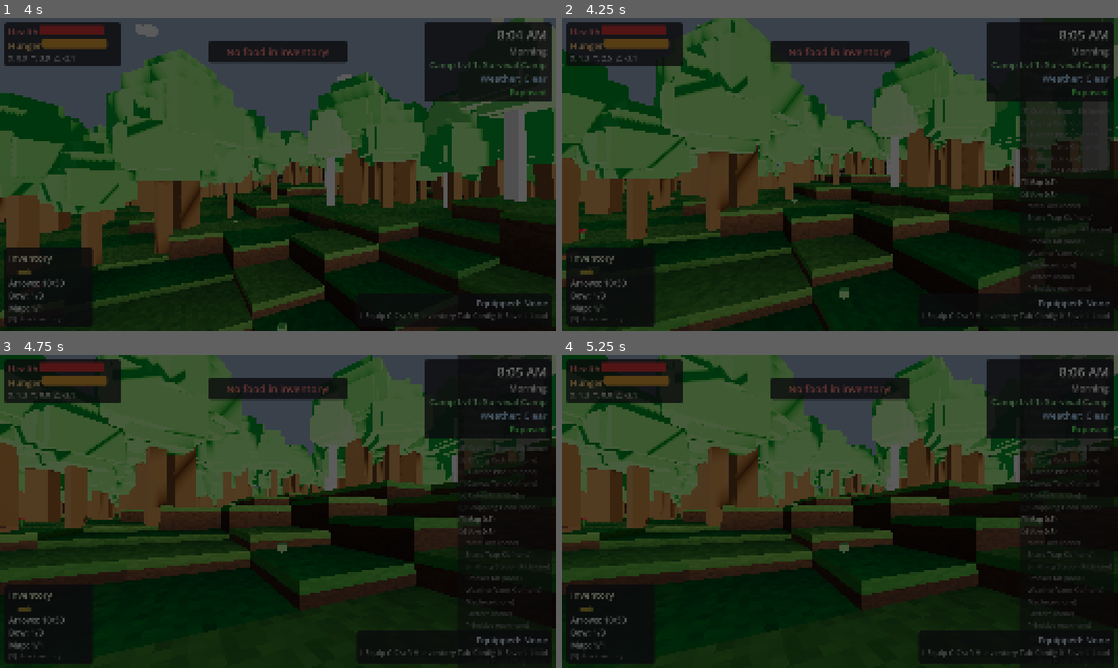
Above: before the commit, frames 1-4 (two rows, left to right).
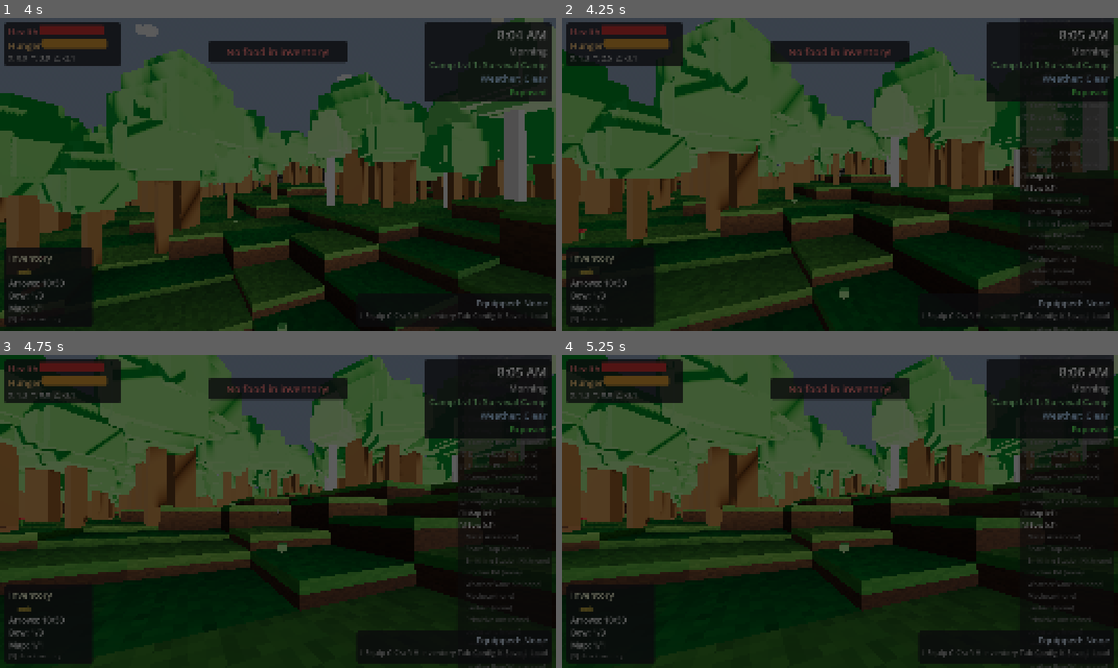
Above: after the commit, the same moments.

Repository: adchamberlain/into-the-wild
Game: Godot game, scene res://scenes/main.tscn
Two runs of this game, one before a commit and one after it. Both use one fixed random seed, a clock stepped at 60 frames per second and the inputs below.
Inputs (mouse positions are in pixels of both pictures, inside the frame that each line leads up to):
- Up to frame 1 (4 s): tap Enter at 0.5, 2 s; move the mouse to (305, 174) at 0.52 s; hold F (eat) 0.53-1.28 s; hold W (move_forward) from 0.53 s (still down); click (305, 174) at 0.67 s; tap Space (jump) at 0.77, 1.07, 1.25, 1.52, 1.82, 3.02, 3.32, 3.77 s; move the mouse to (250, 174) at 1.27 s; tap C (crouch) at 1.35 s; tap F (eat) at 1.55, 2.3, 2.85, 3.8 s; move the mouse to (289, 168) at 2.02 s; hold T (cycle_ammo) 2.03-2.78 s; move the mouse to (272, 180) at 2.77 s; click (272, 180) at 2.92 s; move the mouse to (316, 177) at 3.52 s; hold E (interact) from 3.53 s (still down)
- Up to frame 2 (4.25 s): keep holding W (move_forward); keep holding E (interact); tap Space (jump) at 4.07 s; tap I (open_inventory) at 4.15 s
- Up to frame 3 (4.75 s): release W (move_forward) at 4.25 s; release E (interact) at 4.25 s; drag from (111, 464) to (194, 433) at 4.27 s
- Up to frame 4 (5.25 s): move the mouse to (867, 511) at 5.02 s; hold S (move_backward) from 5.03 s (still down); hold X (open_crafting) from 5.03 s (still down); click (867, 511) at 5.17 s

Frame 1 is identical in both runs. In frame 2, 0.9% of the frame differs, in the area x 82-99%, y 0-100%; in frame 3, 1.1%; in frame 4, 1.1%.

Commit message:
Add leather bow wrap item that doubles bow durability
New craftable upgrade: Leather Bow Wrap (2 hide + 1 rope, bench level 2)
applies to bow or enchanted bow, doubling its durability. Follows the
same pattern as leather axe wrap and leather hook wrap.

- Crafting recipe in crafting_system.gd
- Equipment entry with upgrade_target "bow" and 2x multiplier
- Upgrade logic prefers enchanted bow over regular bow
- Visual leather strips on bow model when upgraded
- Distinct held model accent (curved limb + string line)
- Stack limit 3, added to equipment menu, HUD, and dev mode

Co-Authored-By: Claude Opus 4.6 <noreply@anthropic.com>

Diff:
--- a/scripts/crafting/crafting_system.gd
+++ b/scripts/crafting/crafting_system.gd
@@ -262,6 +262,15 @@
 			"output_type": "leather_hook_wrap",
 			"output_amount": 1,
 			"description": "Reinforces grappling hook rope. Triples hook durability.",
+			"requires_bench": true,
+			"min_camp_level": 2
+		},
+		"leather_bow_wrap": {
+			"name": "Leather Bow Wrap",
+			"inputs": {"hide": 2, "rope": 1},
+			"output_type": "leather_bow_wrap",
+			"output_amount": 1,
+			"description": "Wraps bow limbs in leather. Doubles bow durability.",
 			"requires_bench": true,
 			"min_camp_level": 2
 		},
--- a/scripts/player/equipment.gd
+++ b/scripts/player/equipment.gd
@@ -173,6 +173,14 @@
 		"upgrade_target": "grappling_hook",
 		"durability_multiplier": 3
 	},
+	"leather_bow_wrap": {
+		"name": "Leather Bow Wrap",
+		"slot": 32,
+		"has_light": false,
+		"tool_type": "upgrade",
+		"upgrade_target": "bow",
+		"durability_multiplier": 2
+	},
 	"bow": {
 		"name": "Bow",
 		"slot": 27,
@@ -1195,6 +1203,34 @@
 	hook_model.add_child(pad)
 
 
+## Add leather wrapping strips to bow grip to show durability upgrade.
+func _add_leather_wrap_to_bow(bow_node: Node3D) -> void:
+	var leather_mat: StandardMaterial3D = StandardMaterial3D.new()
+	leather_mat.albedo_color = Color(0.55, 0.30, 0.15)  # Rich leather brown
+	leather_mat.roughness = 0.8
+
+	# Leather grip wraps around the bow's center handle
+	for i: int in range(3):
+		var wrap: MeshInstance3D = MeshInstance3D.new()
+		wrap.name = "LeatherWrap%d" % i
+		var wrap_mesh: BoxMesh = BoxMesh.new()
+		wrap_mesh.size = Vector3(0.045, 0.03, 0.045)
+		wrap.mesh = wrap_mesh
+		wrap.position = Vector3(0, -0.03 + i * 0.03, 0)
+		wrap.material_override = leather_mat
+		bow_node.add_child(wrap)
+
+	# Leather limb reinforcement near upper limb
+	var tip: MeshInstance3D = MeshInstance3D.new()
+	tip.name = "LeatherTip"
+	var tip_mesh: BoxMesh = BoxMesh.new()
+	tip_mesh.size = Vector3(0.035, 0.025, 0.035)
+	tip.mesh = tip_mesh
+	tip.position = Vector3(0, 0.12, 0)
+	tip.material_override = leather_mat
+	bow_node.add_child(tip)
+
+
 func _remove_stone_axe() -> void:
 	if axe_swing_tween and axe_swing_tween.is_valid():
 		axe_swing_tween.kill()
@@ -2119,7 +2155,7 @@
 	strap.position = Vector3(0, 0, 0)
 	wrap_model.add_child(strap)
 
-	# Accent to distinguish axe wrap vs hook wrap
+	# Accent to distinguish wrap types
 	if wrap_type == "leather_hook_wrap":
 		# Small metal buckle/clasp on top — hints at hook attachment
 		var buckle_mat := StandardMaterial3D.new()
@@ -2146,6 +2182,27 @@
 		hook.position = Vector3(0.015, 0.06, 0)
 		hook.rotation_degrees = Vector3(0, 0, 15)
 		wrap_model.add_child(hook)
+	elif wrap_type == "leather_bow_wrap":
+		# Curved accent on top — hints at bow limb shape
+		var limb := MeshInstance3D.new()
+		limb.name = "BowAccent"
+		var limb_mesh := BoxMesh.new()
+		limb_mesh.size = Vector3(0.06, 0.012, 0.015)
+		limb.mesh = limb_mesh
+		limb.material_override = leather_dark
+		limb.position = Vector3(0, 0.048, 0)
+		limb.rotation_degrees = Vector3(0, 0, 8)
+		wrap_model.add_child(limb)
+
+		# String accent — thin vertical line
+		var string_accent := MeshInstance3D.new()
+		string_accent.name = "StringAccent"
+		var string_mesh := BoxMesh.new()
+		string_mesh.size = Vector3(0.005, 0.06, 0.005)
+		string_accent.mesh = string_mesh
+		string_accent.material_override = leather_dark
+		string_accent.position = Vector3(0.025, 0.045, 0)
+		wrap_model.add_child(string_accent)
 	else:
 		# Leather axe wrap — a small trailing tongue/flap hanging off the roll
 		var flap := MeshInstance3D.new()
@@ -2250,6 +2307,11 @@
 	if bow_system and bow_system.has_method("build_bow_model"):
 		bow_model = bow_system.build_bow_model(bow_type)
 		if bow_model:
+			# Add leather wrap visuals if upgraded
+			if has_meta("durability_upgrades"):
+				var upgrades: Dictionary = get_meta("durability_upgrades")
+				if upgrades.has(bow_type):
+					_add_leather_wrap_to_bow(bow_model)
 			bow_model.position = BOW_REST_POSITION
 			bow_model.rotation_degrees = BOW_REST_ROTATION
 			if player:
@@ -2996,12 +3058,19 @@
 	elif target_type == "grappling_hook":
 		if inventory.has_item("grappling_hook"):
 			target_tool = "grappling_hook"
+	elif target_type == "bow":
+		# Prefer enchanted bow over regular bow
+		for bow_type: String in ["enchanted_bow", "bow"]:
+			if inventory.has_item(bow_type):
+				target_tool = bow_type
+				break
 
 	if target_tool == "":
 		# No matching tool found - notify player
 		var hud: Node = player.get_tree().root.get_node_or_null("Main/HUD")
 		if hud and hud.has_method("show_notification"):
-			var tool_name: String = "an axe" if target_type == "axe" else "a grappling hook"
+			var tool_names: Dictionary = {"axe": "an axe", "grappling_hook": "a grappling hook", "bow": "a bow"}
+			var tool_name: String = tool_names.get(target_type, "the right tool")
 			hud.show_notification("Need %s in inventory to apply!" % tool_name, Color(1.0, 0.4, 0.4))
 		return false
 
--- a/scripts/player/inventory.gd
+++ b/scripts/player/inventory.gd
@@ -37,7 +37,7 @@
 	# Utility items
 	"grappling_hook": 3, "map": 1, "compass": 1, "lantern": 3, "hang_glider": 1,
 	# Wraps
-	"leather_axe_wrap": 3, "leather_hook_wrap": 3,
+	"leather_axe_wrap": 3, "leather_hook_wrap": 3, "leather_bow_wrap": 3,
 	# Placeable kits
 	"campfire_kit": 5, "shelter_kit": 2, "storage_box": 5,
 	"crafting_bench_kit": 5, "drying_rack_kit": 5, "garden_plot_kit": 3,
--- a/scripts/player/player_controller.gd
+++ b/scripts/player/player_controller.gd
@@ -254,7 +254,7 @@
 		"torch", "primitive_axe", "stone_axe", "metal_axe", "diamond_axe",
 		"machete", "fishing_rod", "grappling_hook", "bow", "enchanted_bow",
 		"lantern", "compass", "lodestone", "map", "hang_glider",
-		"rope", "leather_axe_wrap", "leather_hook_wrap",
+		"rope", "leather_axe_wrap", "leather_hook_wrap", "leather_bow_wrap",
 		"arrows", "diamond_arrows",
 		"campfire_kit", "shelter_kit", "storage_box", "crafting_bench_kit",
 		"drying_rack_kit", "garden_plot_kit", "canvas_tent_kit", "cabin_kit",
--- a/scripts/ui/equipment_menu.gd
+++ b/scripts/ui/equipment_menu.gd
@@ -44,6 +44,7 @@
 	{"key": "", "type": "lodestone", "name": "Lodestone"},
 	{"key": "", "type": "leather_axe_wrap", "name": "Leather Axe Wrap"},
 	{"key": "", "type": "leather_hook_wrap", "name": "Leather Hook Wrap"},
+	{"key": "", "type": "leather_bow_wrap", "name": "Leather Bow Wrap"},
 ]
 
 # Cached labels for each slot
--- a/scripts/ui/hud.gd
+++ b/scripts/ui/hud.gd
@@ -143,7 +143,7 @@
 	"drying_rack_kit", "garden_plot_kit", "canvas_tent_kit", "cabin_kit",
 	"snare_trap_kit", "smithing_station_kit", "smoker_kit", "weather_vane_kit",
 	"machete", "lantern", "grappling_hook", "lodestone", "map",
-	"leather_axe_wrap", "leather_hook_wrap", "compass", "bow", "arrows",
+	"leather_axe_wrap", "leather_hook_wrap", "leather_bow_wrap", "compass", "bow", "arrows",
 	"diamond_axe", "enchanted_bow", "diamond_arrows", "hang_glider"
 ]
 
